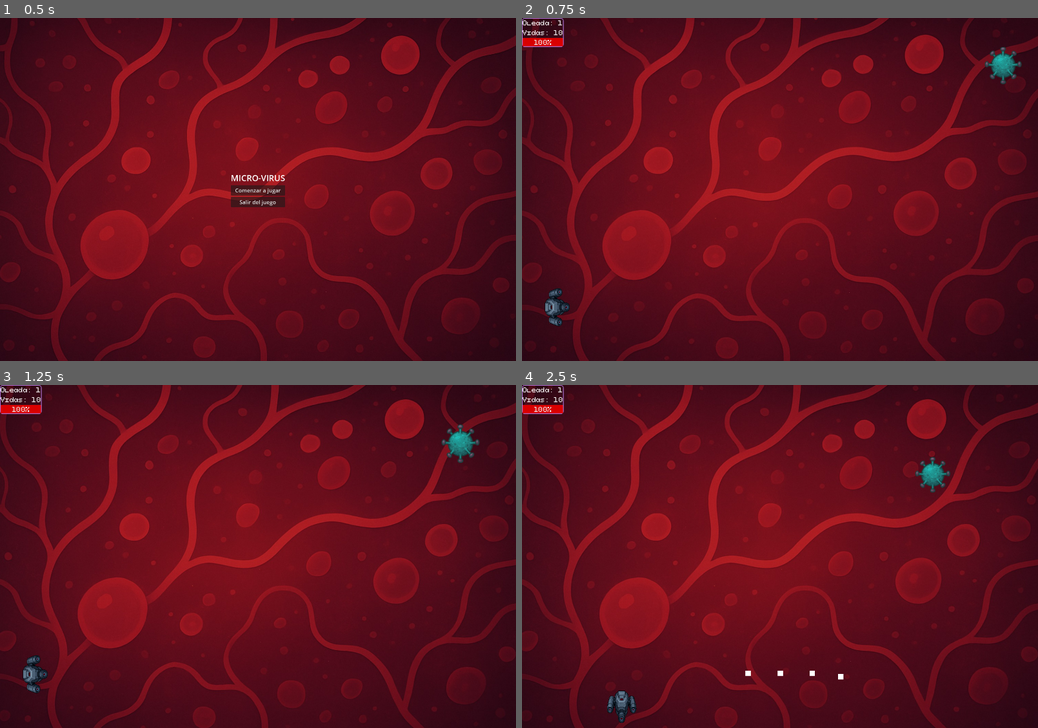
Above: before the commit, frames 1-4 (two rows, left to right).
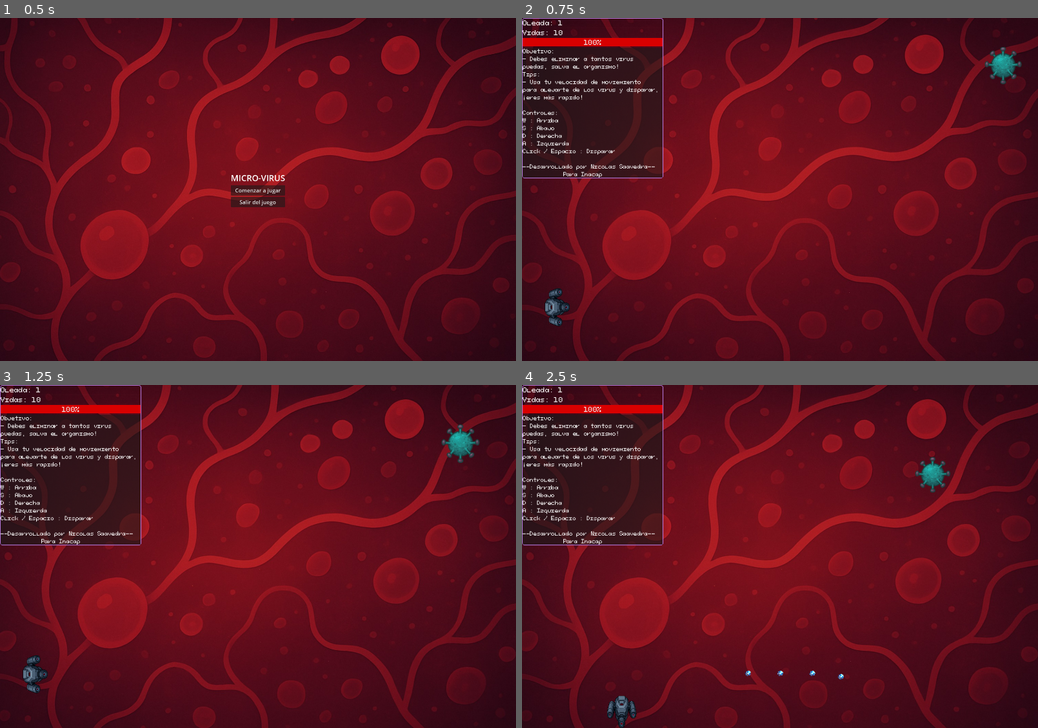
Above: after the commit, the same moments.

Repository: nsaav583/micro-virus-game
Game: Godot game, scene res://scenes/main/MainMenu.tscn
The game is run twice, just before and just after one commit, with the same random seed, the same clock (stepped at 60 frames per second) and the same inputs.
Inputs:
- Up to frame 1 (0.5 s): no input
- Up to frame 2 (0.75 s): click "Comenzar a jugar" at 0.5 s
- Up to frame 3 (1.25 s): no input
- Up to frame 4 (2.5 s): hold D (move_right) 1.28-2.03 s; hold Space (shoot) 1.28-2.03 s; hold S (move_down) from 2.03 s (still down); tap Space (shoot) at 2.1 s

Frame 1 is identical in both runs. In frame 2, 10% of the frame differs, in the area x 0-28%, y 0-47%; in frame 3, 10%; in frame 4, 11%, in the area x 0-63%, y 0-100%.

Commit message:
juego final

Diff:
--- a/scenes/main/HUD.tscn
+++ b/scenes/main/HUD.tscn
@@ -73,3 +73,27 @@
 theme_override_styles/fill = SubResource("StyleBoxFlat_islwi")
 max_value = 10.0
 value = 10.0
+
+[node name="PanelContainer" type="PanelContainer" parent="MarginContainer/HUDPanel/VBoxContainer"]
+layout_mode = 2
+
+[node name="LabelIns" type="Label" parent="MarginContainer/HUDPanel/VBoxContainer/PanelContainer"]
+layout_mode = 2
+theme_override_fonts/font = ExtResource("2_rycl0")
+text = "Objetivo:
+- Debes eliminar a tantos virus
+puedas, salva el organismo!
+Tips:
+- Usa tu velocidad de moviemiento
+para alejarte de los virus y disparar,
+¡eres más rapido!
+
+Controles:
+W : Arriba
+S : Abajo
+D : Derecha
+A : Izquierda
+Click / Espacio : Disparar
+
+--Desarrollado por Nicolas Saavedra--
+           Para Inacap"
--- a/scenes/player/Bullet.tscn
+++ b/scenes/player/Bullet.tscn
@@ -1,8 +1,7 @@
 [gd_scene load_steps=4 format=3 uid="uid://cb4vhrrrrgtw0"]
 
 [ext_resource type="Script" uid="uid://cvbooo2swpt5i" path="res://scenes/player/scripts/bullet.gd" id="1_be0i8"]
-
-[sub_resource type="CanvasTexture" id="CanvasTexture_be0i8"]
+[ext_resource type="Texture2D" uid="uid://cm2qugnj26nuk" path="res://assets/sprites/bullet_nanobot.png" id="2_sttck"]
 
 [sub_resource type="CircleShape2D" id="CircleShape2D_sttck"]
 radius = 9.219544
@@ -13,8 +12,8 @@
 script = ExtResource("1_be0i8")
 
 [node name="Sprite2D" type="Sprite2D" parent="."]
-scale = Vector2(16, 16)
-texture = SubResource("CanvasTexture_be0i8")
+scale = Vector2(0.023518885, 0.022216784)
+texture = ExtResource("2_sttck")
 
 [node name="CollisionShape2D" type="CollisionShape2D" parent="."]
 shape = SubResource("CircleShape2D_sttck")
--- a/scenes/player/nanobot.tscn
+++ b/scenes/player/nanobot.tscn
@@ -11,7 +11,7 @@
 [ext_resource type="Texture2D" uid="uid://516pjwuhuchj" path="res://assets/sprites/up_right.png" id="8_kv1t3"]
 
 [sub_resource type="CircleShape2D" id="CircleShape2D_53ndx"]
-radius = 60.133186
+radius = 37.0
 
 [sub_resource type="SpriteFrames" id="SpriteFrames_hqlmd"]
 animations = [{
@@ -103,11 +103,13 @@
 animation = &"right"
 
 [node name="GunPosition" type="Marker2D" parent="."]
+visible = false
 position = Vector2(9, 3)
 
 [node name="Hurtbox" type="Area2D" parent="." groups=["hurtbox"]]
 collision_mask = 8
 
 [node name="CollisionShape2D" type="CollisionShape2D" parent="Hurtbox"]
+visible = false
 position = Vector2(0, 3)
 shape = SubResource("CircleShape2D_hqlmd")
Binary file added: assets/sprites/bullet_nanobot.png
Not shown, added: assets/sprites/bullet_nanobot.png.import
Not shown, added: export_presets.cfg
